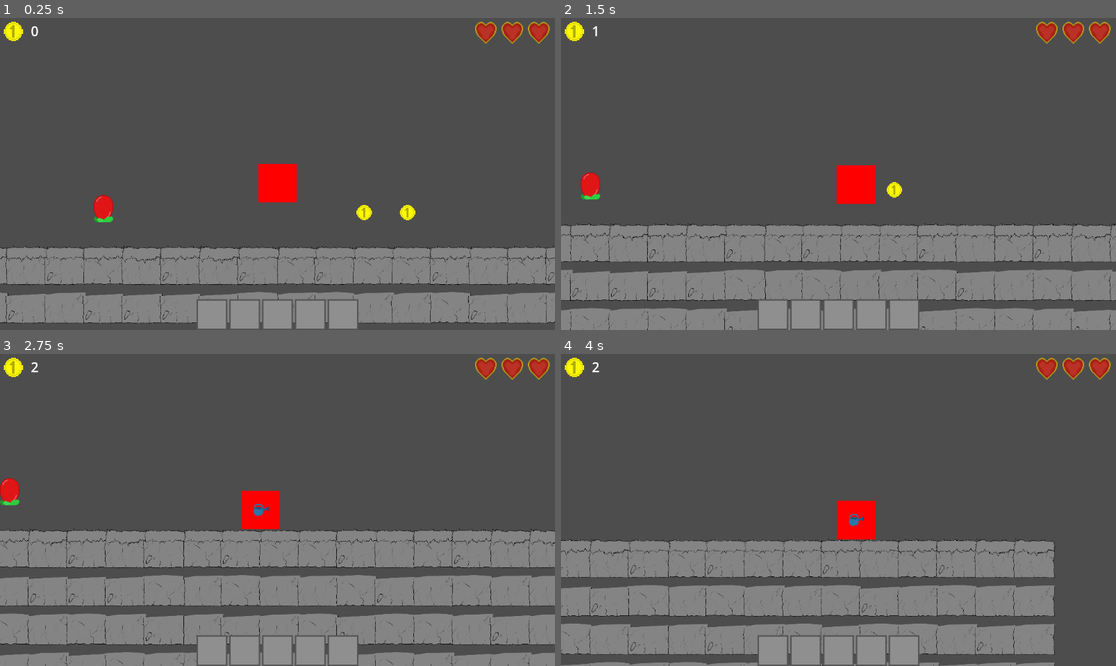
Above: before the commit, frames 1-4 (two rows, left to right).
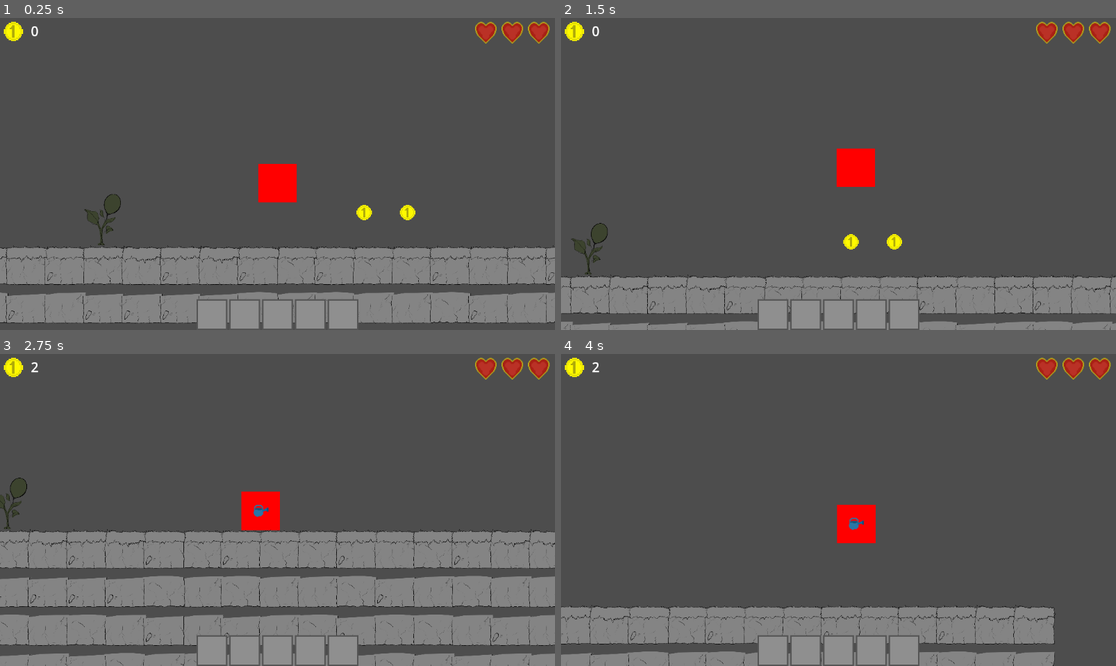
Above: after the commit, the same moments.

Repository: AzureLeaf0/GameJam
Game: Godot game, scene res://scenes/map.tscn
The game is run twice, just before and just after one commit, with the same random seed, the same clock (stepped at 60 frames per second) and the same inputs.
Inputs (mouse positions are in pixels of both pictures, inside the frame that each line leads up to):
- Up to frame 1 (0.25 s): no input
- Up to frame 2 (1.5 s): move the mouse to (960, 158) at 0.52 s; hold Right (move_right) from 0.53 s (still down); click (960, 158) at 0.6 s; tap Space (jump) at 0.77 s; move the mouse to (727, 189) at 1.27 s; click (727, 189) at 1.35 s
- Up to frame 3 (2.75 s): tap Space (jump) at 1.52 s; move the mouse to (333, 441) at 2.02 s; release Right (move_right) at 2.03 s; hold Left (move_left) from 2.03 s (still down); right-click (333, 441) at 2.1 s; click (333, 441) at 2.3 s
- Up to frame 4 (4 s): move the mouse to (810, 572) at 2.77 s; release Left (move_left) at 2.78 s; hold Right (move_right) from 2.78 s (still down); click (810, 572) at 2.85 s; tap Space (jump) at 3.02, 3.77 s; move the mouse to (1005, 556) at 3.52 s; click (1005, 556) at 3.6 s

The runs differ from the first frame. In frame 1, 0.5% of the frame differs, in the area x 15-22%, y 56-73%; in frame 2, 20%; in frame 3, 3.8%; in frame 4, 23%, in the area x 0-90%, y 46-100%.

Commit message:
ability usage

Diff:
--- a/gamejam/project.godot
+++ b/gamejam/project.godot
@@ -41,6 +41,6 @@
 }
 UseItem={
 "deadzone": 0.2,
-"events": [Object(InputEventMouseButton,"resource_local_to_s …(74 unchanged characters)… se,"shift_pressed":false,"ctrl_pressed":true,"meta_pressed":false,"button_mask":1,"position":Vector2(214, 25),"global_position":Vector2(223, 73),"factor":1.0,"button_index":1,"canceled":false,"pressed":true,"double_click":true,"script":null)
+"events": [Object(InputEventMouseButton,"resource_local_to_s …(74 unchanged characters)… se,"shift_pressed":false,"ctrl_pressed":false,"meta_pressed":false,"button_mask":1,"position":Vector2(332, 20),"global_position":Vector2(341, 68),"factor":1.0,"button_index":1,"canceled":false,"pressed":true,"double_click":false,"script":null)
 ]
 }
--- a/gamejam/scenes/BaloonPlant.tscn
+++ b/gamejam/scenes/BaloonPlant.tscn
@@ -1,7 +1,7 @@
 [gd_scene load_steps=4 format=3 uid="uid://cbpfqj41oa5yb"]
 
 [ext_resource type="Script" uid="uid://sgn3dgfwj5b4" path="res://scenes/baloon_plant.gd" id="1_vjqlo"]
-[ext_resource type="Texture2D" uid="uid://cff0pqojeg3uv" path="res://Images/BaloonPlantCollect.png" id="3_2b5hd"]
+[ext_resource type="Texture2D" uid="uid://e6adxcb85nns" path="res://Images/Ruya/Bitki#2 balon.png" id="2_g4eik"]
 
 [sub_resource type="RectangleShape2D" id="RectangleShape2D_g4eik"]
 size = Vector2(800, 400)
@@ -11,8 +11,7 @@
 
 [node name="Sprite2D" type="Sprite2D" parent="."]
 position = Vector2(0, -200)
-scale = Vector2(12.5, 12.5)
-texture = ExtResource("3_2b5hd")
+texture = ExtResource("2_g4eik")
 
 [node name="CollisionShape2D" type="CollisionShape2D" parent="."]
 shape = SubResource("RectangleShape2D_g4eik")
--- a/gamejam/scenes/BaloonPlantActive.tscn
+++ b/gamejam/scenes/BaloonPlantActive.tscn
@@ -1,8 +1,10 @@
-[gd_scene load_steps=2 format=3 uid="uid://drgro4igwh64k"]
+[gd_scene load_steps=3 format=3 uid="uid://drgro4igwh64k"]
 
-[ext_resource type="Texture2D" uid="uid://bks33nl4ypicy" path="res://Images/BaloonPlantRelease.png" id="1_dy58r"]
+[ext_resource type="Texture2D" uid="uid://e6adxcb85nns" path="res://Images/Ruya/Bitki#2 balon.png" id="1_dy58r"]
+[ext_resource type="Script" uid="uid://c2v610ovq3rf5" path="res://scenes/baloon_plant_active.gd" id="1_m5bxk"]
 
 [node name="BaloonPlantActive" type="Node2D"]
+script = ExtResource("1_m5bxk")
 
 [node name="Sprite2D" type="Sprite2D" parent="."]
 texture = ExtResource("1_dy58r")
--- a/gamejam/scenes/baloon_plant.gd
+++ b/gamejam/scenes/baloon_plant.gd
@@ -1,7 +1,7 @@
 extends Area2D
 
 var Collection = load("res://scenes/BaloonPlantItem.tscn")
-var WateredVisual = load("res://Images/BaloonPlantCollect.png")
+var WateredVisual = load("res://Images/Ruya/Bitki#2 balon.png")
 var ThirstyVisual = load("res://Images/BaloonPlantGone.png")
 var Watered = true
 @onready var Visual = $Sprite2D
--- /dev/null
+++ b/gamejam/scenes/baloon_plant_active.gd
@@ -0,0 +1,4 @@
+extends Node2D
+
+func _process(delta: float) -> void:
+	position.y= position.y-5
--- a/gamejam/scenes/baloon_plant_item.gd
+++ b/gamejam/scenes/baloon_plant_item.gd
@@ -2,8 +2,3 @@
 
 var MenuLogo = load("res://Images/BaloonPlantRelease.png")
 var spawn = load("res://scenes/BaloonPlantActive.tscn")
-
-func Use():
-	var instance =spawn.instantiate()
-	instance.position = position
-	get_parent().add_child(instance)
--- a/gamejam/scenes/map.tscn
+++ b/gamejam/scenes/map.tscn
@@ -27,4 +27,4 @@
 position = Vector2(1800, 900)
 
 [node name="BaloonPlant" parent="." instance=ExtResource("5_2klcf")]
-position = Vector2(-3600, 900)
+position = Vector2(-3600, 1350)
--- a/gamejam/scenes/player.gd
+++ b/gamejam/scenes/player.gd
@@ -1,7 +1,7 @@
 extends CharacterBody2D
 
 const SPEED = 2000.0
-const JUMP_VELOCITY = -4000.0
+const JUMP_VELOCITY = -6000.0
 var current_inv = 0
 
 var coin = 0
@@ -35,8 +35,12 @@
 	if Input.is_action_just_pressed("watering") and not is_watering:
 		watering_can.use()
 	if Input.is_action_just_pressed("UseItem"):
-		Inventory[current_inv].use()
-		print("a")
+		if Inventory[current_inv] != null:
+			var item = Inventory[current_inv].instantiate()
+			var instance = item.spawn.instantiate()
+			instance.position = self.global_position
+			get_parent().add_child(instance)
+			Inventory[current_inv] = null
 
 	if not is_on_floor():
 		velocity += get_gravity()*10 * delta
Not shown, added: gamejam/Images/Ruya/Bitki #1 trampoline.png.import
Not shown, added: gamejam/Images/Ruya/Bitki #3 sword.png.import
Not shown, added: gamejam/Images/Ruya/Bitki#2 balon.png.import
Not shown, added: gamejam/scenes/baloon_plant_active.gd.uid
